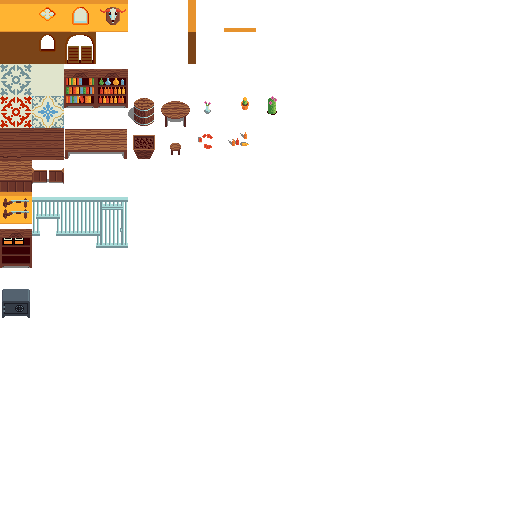
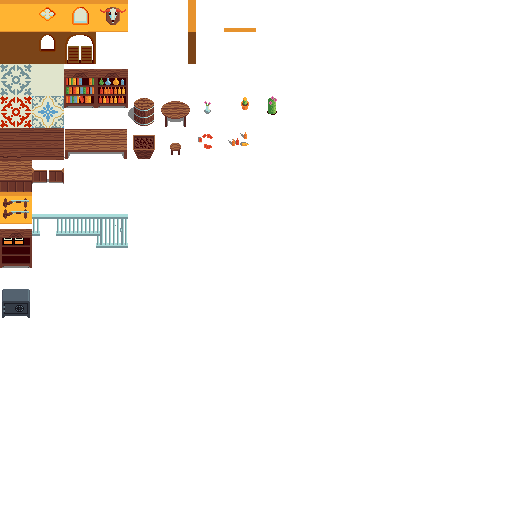
Before/after of a (512, 512) layered artwork. What changed in the layer stack:
painted on "Bank Bars" over (32, 197, 128, 226)
